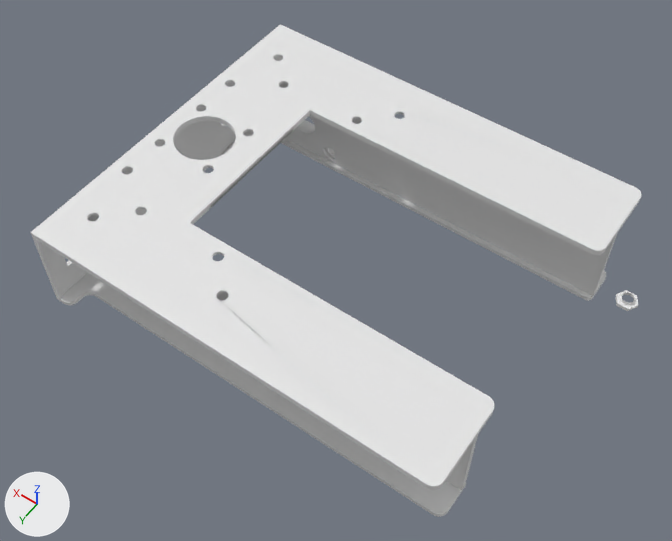
The Blender file pre/005.blend as it was, and as the next commit left it.
Rendered twice from a 50 mm lens placed at (-174.7, 172.4, 240.4), pointed at (-71.2, 27.5, 12.7). Arrows for +X, +Y and +Z are at lower left; the lights stay in place.

Names of what the first picture shows: 'bolt.001', 'motorMount'.
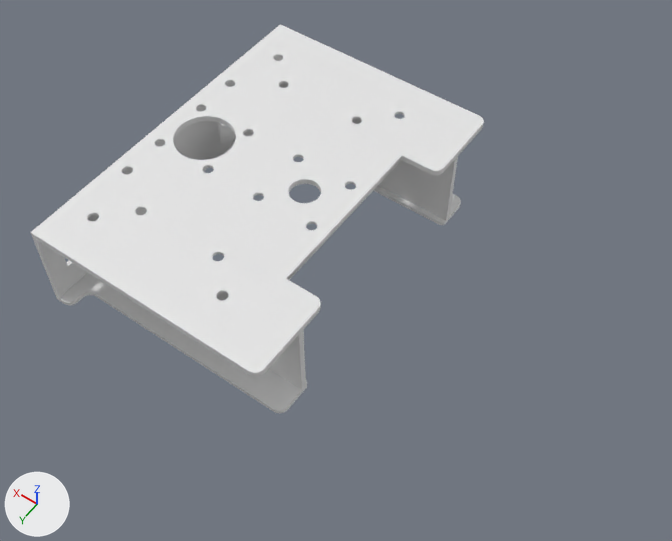
Where the newer file only moved an object's origin or applied its transform, the numbers keep the older frame.

Scene script edits in JSON lines:
```json
{"block": "me_motormount", "where": "# used by ob_motormount; location = (0.0, -20.0, 0.0)"}
{"op": "remove", "block": "me_motormount", "code": "me_motormount.from_pydata(...)  # 1922 vertices, 3715 faces, 83 loose edges; spans x -138.5..1.5, y -20.0..100.0, z -1.5..31.5"}
{"op": "add", "block": "me_motormount", "code": "me_motormount.from_pydata(...)  # 2376 vertices, 4455 faces, 83 loose edges; spans x -83.5..1.5, y -20.0..100.0, z -1.5..31.5"}
{"block": "me_motormount", "change": "me_motormount part 1: 576 vertices added at x -83.5..-34.0, y -20.0..100.0, z -1.5..31.5"}
{"block": "me_motormount", "change": "me_motormount part 2: 61 vertices removed from x -138.5..-135.5, y 70.0..100.0, z -1.5..31.5"}
{"block": "me_motormount", "change": "me_motormount part 3: 61 vertices removed from x -138.5..-135.5, y -20.0..10.0, z -1.5..31.5"}
{"block": "me_motormount", "change": "me_motormount part 4: 3293 kept faces spanning x -62.5..1.5, y -20.0..100.0, z -1.5..31.5 are now shaded smooth"}
{"op": "remove", "block": "ob_bolt_001", "code": ["ob_bolt_001 = bpy.data.objects.new('bolt.001', me_bolt_001)", "ob_bolt_001.location = (-151.4, 0.0, 30.8)"]}
```

Changed parts and their boxes [x1, y1, x2, y2] in the pictures (672 x 541 px):
```json
{"object": "motorMount", "change": "reshaped", "before": [31, 24, 642, 517], "after": [31, 24, 484, 413], "on screen": "26% narrower, 21% shorter"}
{"object": "bolt.001", "change": "deleted", "before": [616, 290, 638, 311]}
{"part": 1, "of": "me_motormount", "change": "added", "after": [31, 24, 484, 413]}
{"part": 2, "of": "me_motormount", "change": "deleted", "before": [31, 194, 494, 517]}
{"part": 3, "of": "me_motormount", "change": "deleted", "before": [262, 24, 642, 301]}
{"part": 4, "of": "me_motormount", "change": "shading changed", "before": [181, 108, 405, 223], "after": [181, 108, 405, 223]}
```
